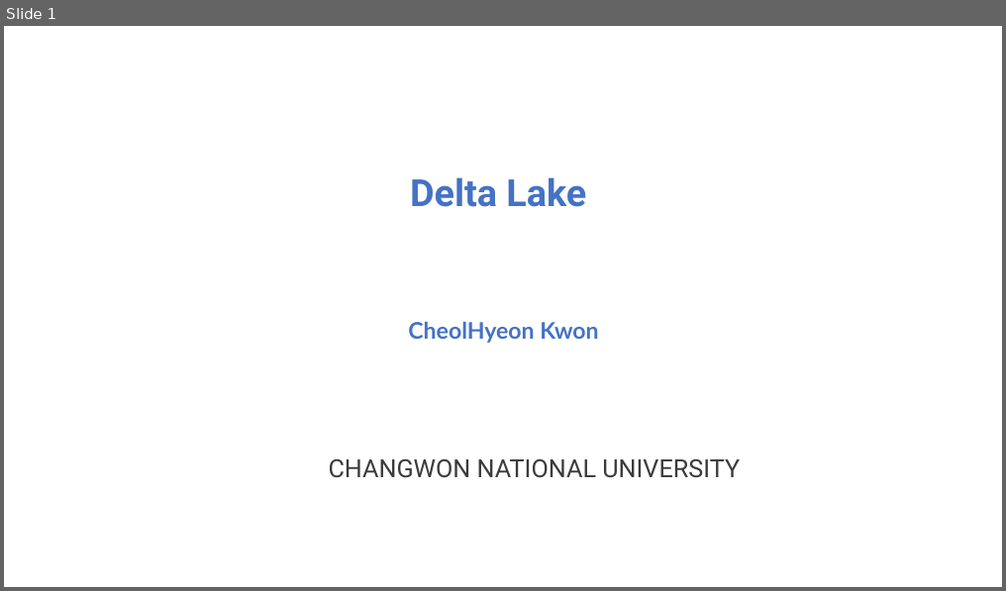
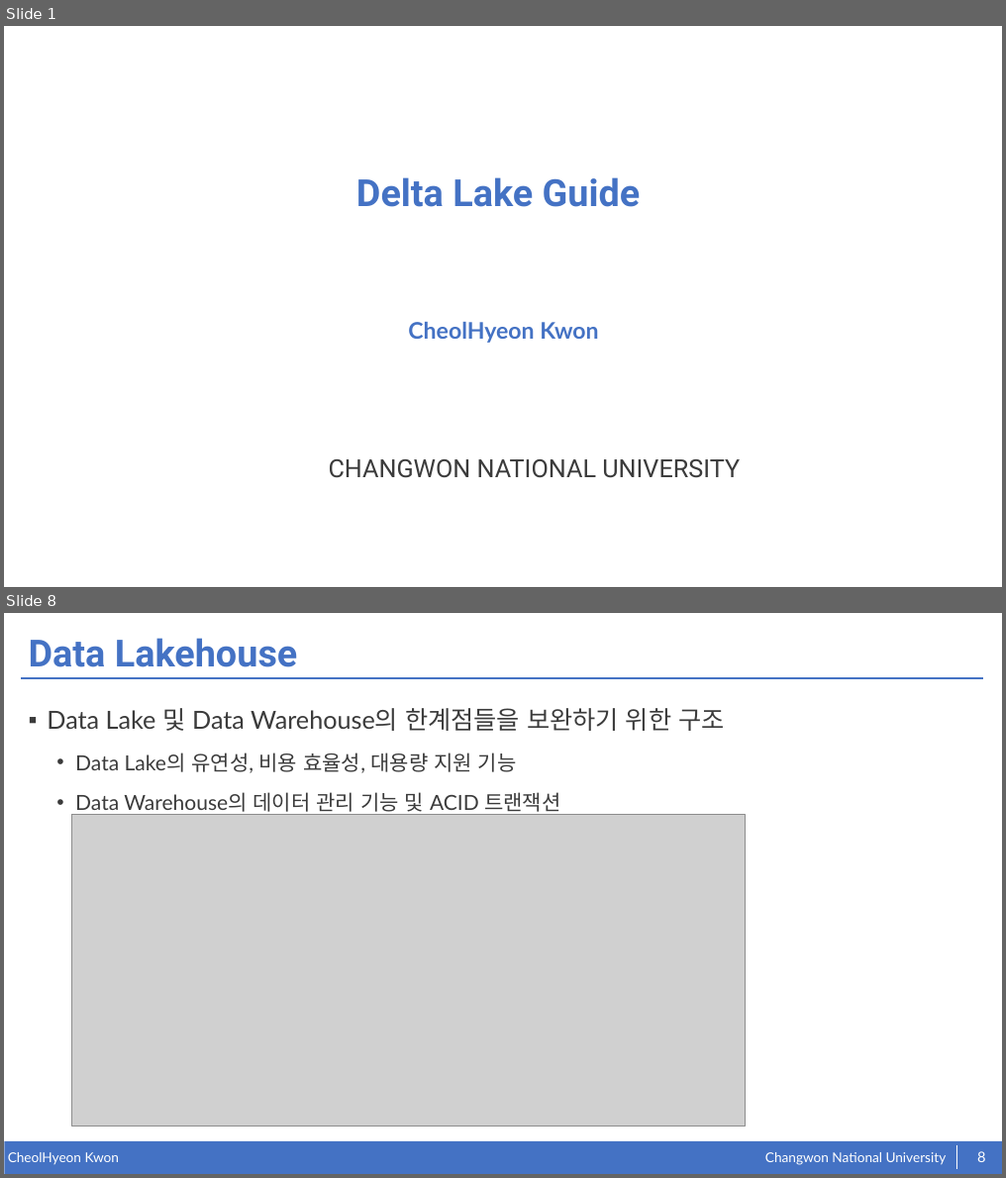
Before and after one commit to kkcchh9999/Studied_in_NOSLab, a slide deck: presentation/2022.07.06.pptx. Shown one above the other, each under a label of ours: slide 1 before the commit, slides 1 and 8 after it; the slides between them are not shown. The pictures are 1006x591 and 1006x1178 pixels, drawn with LibreOffice and Linux fonts; fonts in the diff are those of the drawing; grey boxes stand for pictures. Boxes give left, top, right and bottom in pixels: in the first picture for what was removed or moved away, otherwise in the second. Text is boxed around its words. In the diff, an @@ line names an element or a change of style, - is before the commit and + after.

```diff
--- a/presentation/2022.07.06.pptx
+++ b/presentation/2022.07.06.pptx
@@ slide 8 added at bbox=[4, 613, 1002, 1174], background #FFFFFF @@
@@ title added at bbox=[29, 638, 297, 667], 36 pt, text #4472C4, bold @@
+Data Lakehouse
@@ line added from (21, 678) to (983, 678), #4472C4 2 pt @@
@@ text added at bbox=[47, 708, 724, 815], 20 pt, text #3B3B3B @@
+▪ Data Lake 및 Data Warehouse의 한계점들을 보완하기 위한 구조
+  • Data Lake의 유연성, 비용 효율성, 대용량 지원 기능
+  • Data Warehouse의 데이터 관리 기능 및 ACID 트랜잭션
@@ picture added at bbox=[72, 814, 746, 1126] @@
@@ rectangle added at bbox=[4, 1142, 1002, 1174], fill #4472C4 @@
@@ line added from (957, 1146) to (957, 1170), #FFFFFF 0.5 pt @@
@@ text added at bbox=[8, 1153, 119, 1165], 13 pt, text #FFFFFF @@
+CheolHyeon Kwon
@@ text added at bbox=[765, 1153, 946, 1165], 13 pt, text #FFFFFF @@
+Changwon National University
@@ page number added at bbox=[977, 1152, 986, 1162], 14 pt, text #FFFFFF @@
+8
@@ slide 1 changed as well @@
@@ text at bbox=[356, 177, 641, 207]: text changed @@
-Delta Lake
+Delta Lake Guide
```
Also in this commit, not shown: 1 other slide changed, 18 other slides added, 2 slides removed, 3 other files.
